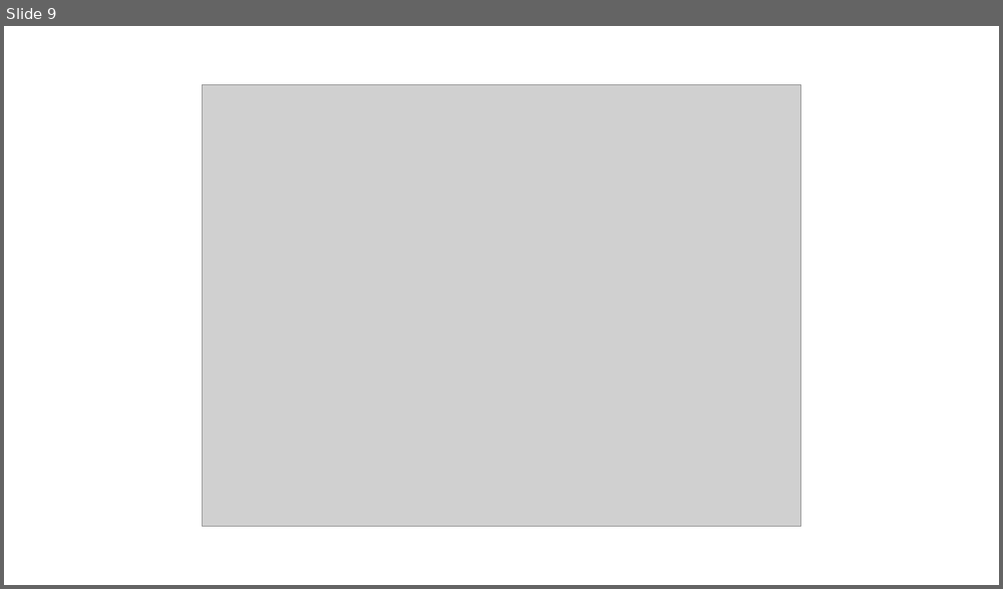
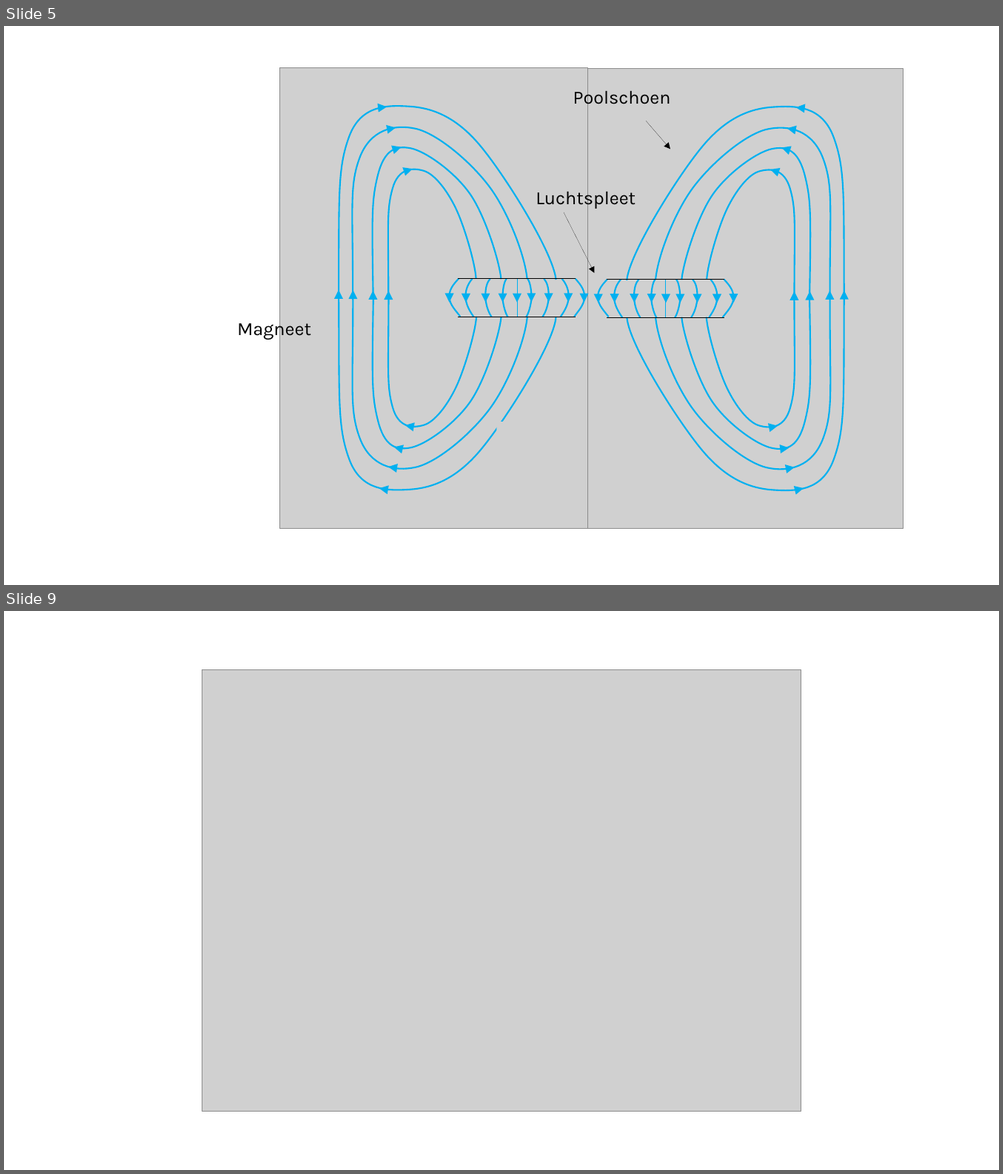
Before and after one commit to desdb6/Permanent_Magnet_Lens, a slide deck: report/Figures.pptx. Shown one above the other, each under a label of ours: slide 9 before the commit, slides 5 and 9 after it; the slides between them are not shown. The pictures are 1003x589 and 1003x1174 pixels, drawn with LibreOffice and Linux fonts; fonts in the diff are those of the drawing; grey boxes stand for pictures. Boxes give left, top, right and bottom in pixels: in the first picture for what was removed or moved away, otherwise in the second. Text is boxed around its words. In the diff, an @@ line names an element or a change of style, - is before the commit and + after.

```diff
--- a/report/Figures.pptx
+++ b/report/Figures.pptx
@@ slide 5 added at box(4, 26, 999, 585), background #FFFFFF @@
@@ text added at box(573, 87, 671, 109), 18 pt, text #000000 @@
+Poolschoen
@@ arrow added from (646, 121) to (670, 149), #000000 0.75 pt @@
@@ text added at box(535, 188, 635, 210), 18 pt, text #000000 @@
+Luchtspleet
@@ arrow added from (563, 212) to (595, 273), #000000 0.75 pt @@
@@ line added from (458, 279) to (575, 279), #000000 0.75 pt @@
@@ line added from (607, 279) to (724, 279), #000000 0.75 pt @@
@@ text added at box(237, 318, 311, 340), 18 pt, text #000000 @@
+Magneet
@@ line added from (458, 317) to (575, 317), #000000 0.75 pt @@
@@ line added from (607, 318) to (724, 318), #000000 0.75 pt @@
@@ picture added at box(496, 422, 580, 497) @@
@@ group added at box(279, 67, 588, 529): 21 triangles, 16 freeform shapes, 1 picture, 1 line @@
@@ group added at box(580, 68, 903, 530): 21 triangles, 16 freeform shapes, 1 picture, 1 line @@
```
Also in this commit, not shown: 7 slides changed, 1 slide removed, 15 other files.
